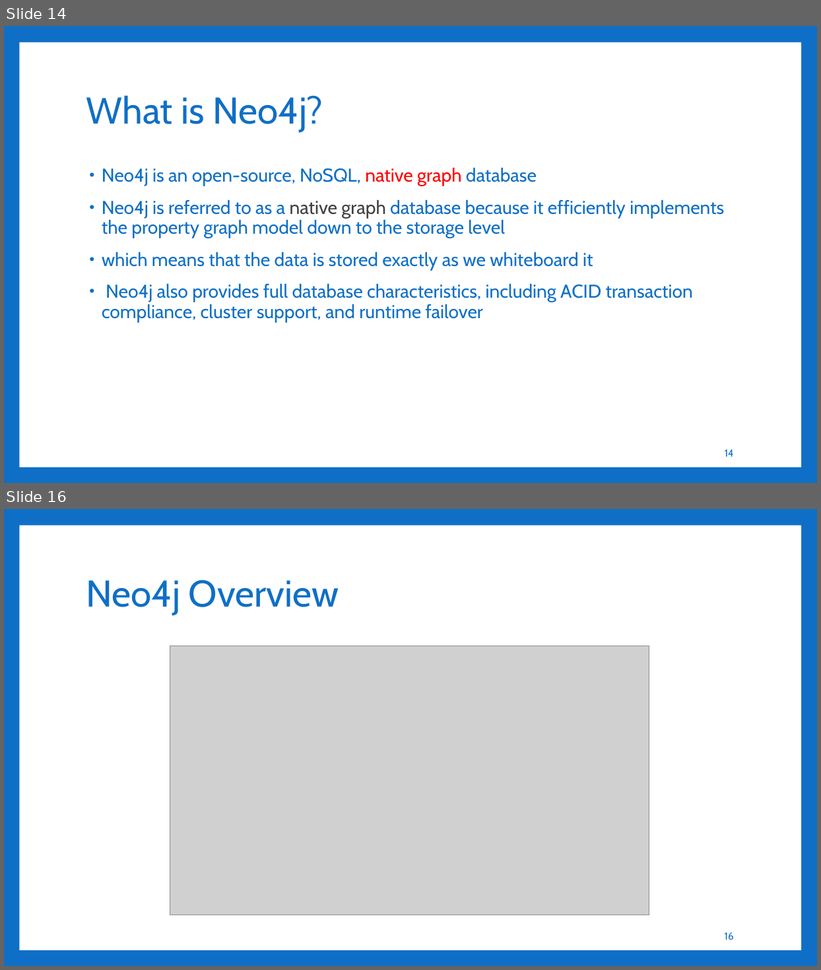
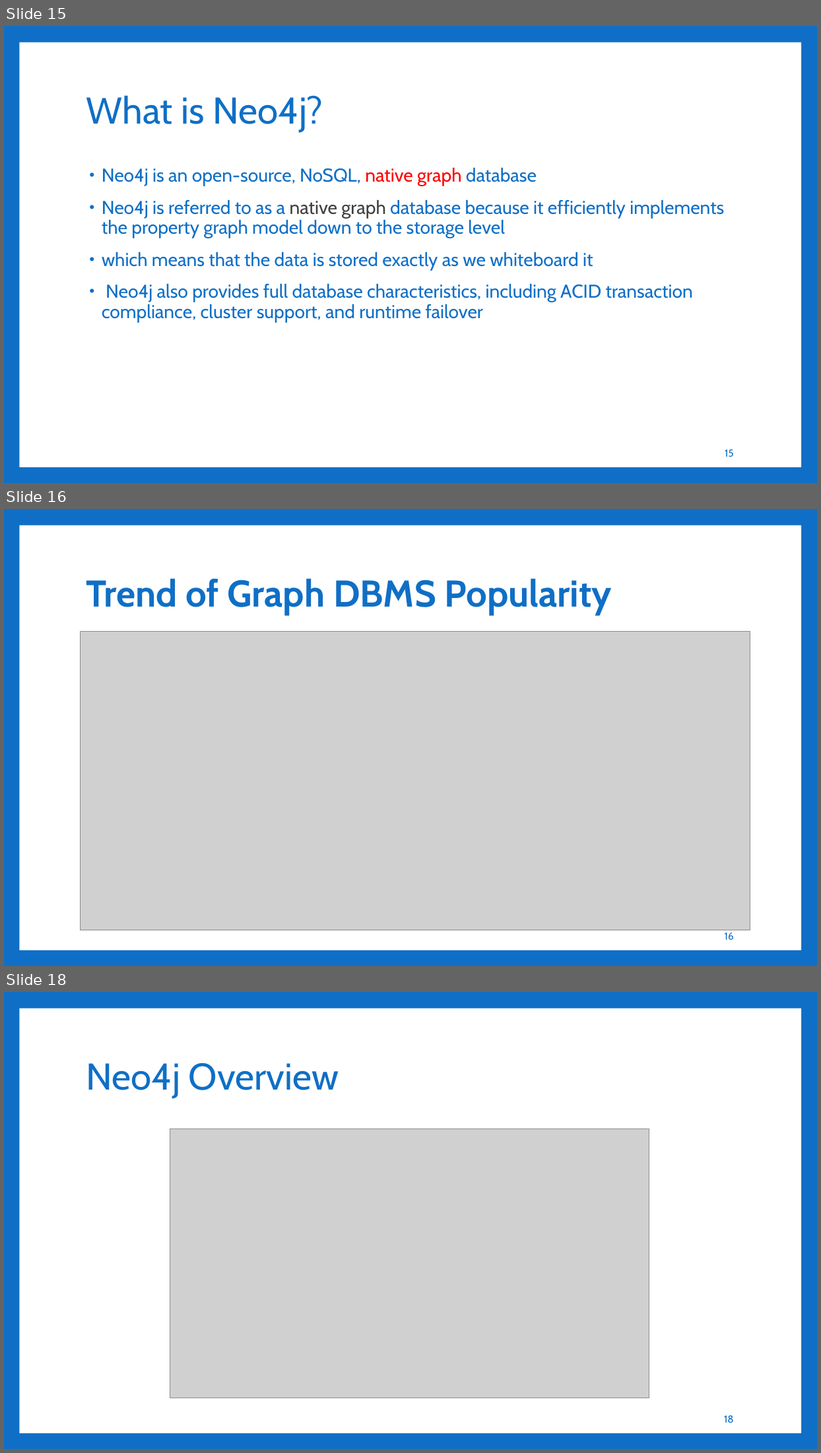
Before and after one commit to aakashbashyal21/GraphDatabase, a slide deck: GraphDB.pptx. Shown one above the other, each under a label of ours: slides 14 and 16 before the commit, slides 15, 16 and 18 after it; the slides between them are not shown. The pictures are 821x970 and 821x1453 pixels, drawn with LibreOffice and Linux fonts; fonts in the diff are those of the drawing; grey boxes stand for pictures. Boxes give left, top, right and bottom in pixels: in the first picture for what was removed or moved away, otherwise in the second. Text is boxed around its words. In the diff, an @@ line names an element or a change of style, - is before the commit and + after.

```diff
--- a/GraphDB.pptx
+++ b/GraphDB.pptx
@@ slide 16 added at box(4, 509, 817, 966), background #0F6FC6; not listed: 1 template element that a slide beside it also shows @@
@@ title added at box(86, 578, 612, 615), 44 pt, text #0F6FC6, bold @@
+Trend of Graph DBMS Popularity
@@ picture added at box(81, 632, 750, 931) @@
@@ page number added at box(725, 933, 734, 940), 12 pt, text #0F6FC6 @@
+16
@@ what was slide 14 is now slide 15 @@
@@ page number at box(725, 450, 734, 457): text changed @@
-14
+15
@@ what was slide 16 is now slide 18 @@
@@ page number at box(724, 1416, 734, 1423): text changed @@
-16
+18
```
Also in this commit, not shown: 14 slides changed, 2 other slides added.
